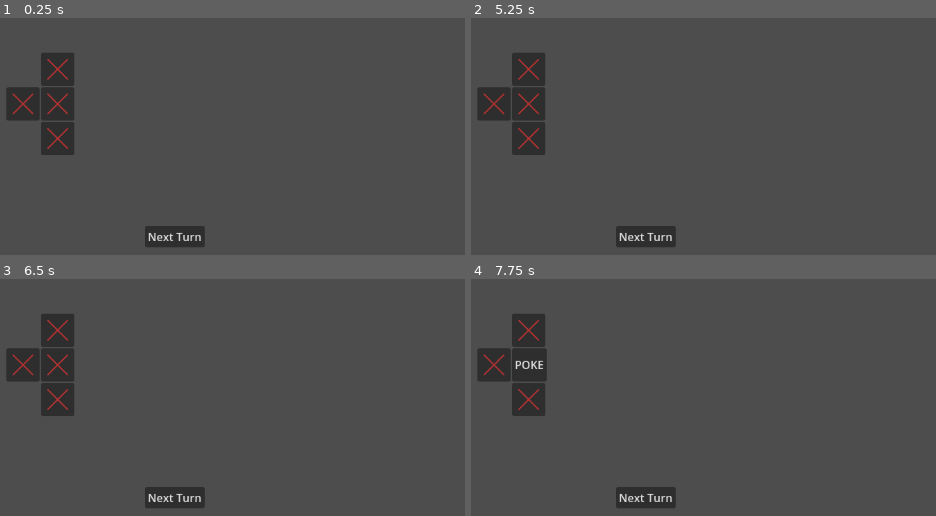
Above: before the commit, frames 1-4 (two rows, left to right).
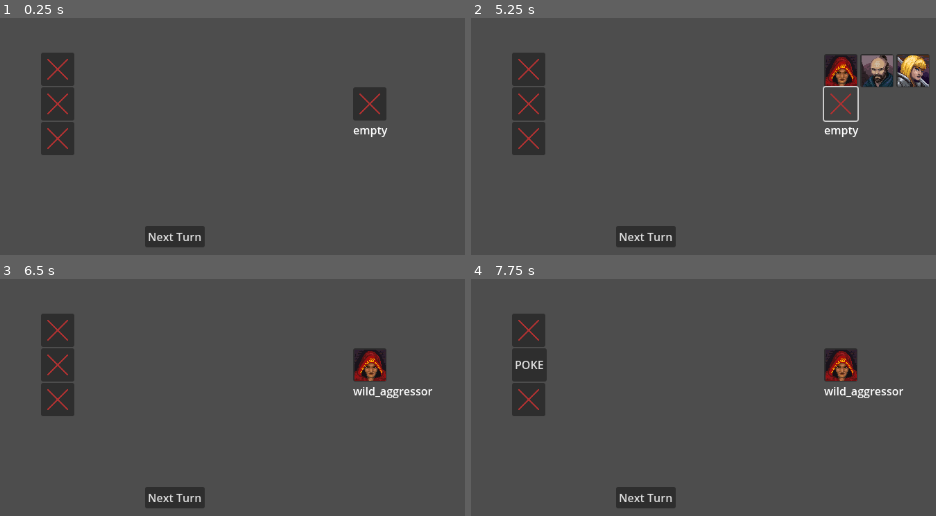
Above: after the commit, the same moments.

Repository: remyCases/Mercenary_Combat
Game: Godot game, scene res://scenes/main.tscn
The game is run twice, just before and just after one commit, with the same random seed, the same clock (stepped at 60 frames per second) and the same inputs.
Inputs (mouse positions are in pixels of both pictures, inside the frame that each line leads up to):
- Up to frame 1 (0.25 s): no input
- Up to frame 2 (5.25 s): click "Next Turn" at 0.5 s; click "Next Turn" at 1.25 s; click (526, 70) at 2.02 s; click "PROBE" at 2.75 s; click "PROBE" at 3.5 s; click (526, 36) at 4.25 s; click (843, 103) at 5.02 s
- Up to frame 3 (6.5 s): click (372, 331) at 5.77 s
- Up to frame 4 (7.75 s): click (526, 364) at 6.52 s; click "POKE" at 7.25 s

The runs differ from the first frame. In frame 1, 2.1% of the frame differs, in the area x 1-84%, y 29-51%; in frame 2, 4.0%, in the area x 1-99%, y 15-51%; in frame 3, 2.3%; in frame 4, 2.3%.
Error before the commit: Invalid access to property or key of type 'String' on a base object of type 'Dictionary[String, Action]'. (res://scripts/main.gd:41)
Error after the commit: Invalid access to property or key 'empty' on a base object of type 'Dictionary[String, Action]'. (res://scripts/main.gd:41)

Commit message:
[Minor] Adds opponent selection ui

Diff:
--- a/scenes/main.tscn
+++ b/scenes/main.tscn
@@ -22,9 +22,9 @@
 size_flags_vertical = 6
 script = ExtResource("2_sugp2")
 
-[node name="slotTroop1" parent="CanvasLayer/SlotTroopController" instance=ExtResource("1_o5qli")]
+[node name="slotTroop1" parent="CanvasLayer/SlotTroopController" node_paths=PackedStringArray("optional_label") instance=ExtResource("1_o5qli")]
 layout_mode = 0
-offset_left = 100.0
+offset_left = 600.0
 offset_top = 100.0
 offset_right = 100.0
 offset_bottom = 100.0
@@ -32,14 +32,33 @@
 size_flags_vertical = 8
 element_size = 48
 gap = 4
+optional_label = NodePath("Label")
 
-[node name="SlotActionController" type="Control" parent="CanvasLayer/SlotTroopController/slotTroop1"]
+[node name="Label" type="Label" parent="CanvasLayer/SlotTroopController/slotTroop1"]
+layout_mode = 0
+offset_top = 50.0
+offset_right = 103.0
+offset_bottom = 73.0
+text = "Lorem Ipsum"
+
+[node name="NextTurn" type="Button" parent="CanvasLayer"]
+offset_left = 300.0
+offset_top = 300.0
+offset_right = 386.0
+offset_bottom = 331.0
+text = "Next Turn"
+script = ExtResource("5_tbgi4")
+
+[node name="SlotActionController" type="Control" parent="CanvasLayer"]
+layout_mode = 3
 anchors_preset = 0
-offset_left = 50.0
-offset_right = 50.0
+offset_left = 150.0
+offset_top = 100.0
+offset_right = 150.0
+offset_bottom = 100.0
 script = ExtResource("4_jyhfs")
 
-[node name="slotAction1" parent="CanvasLayer/SlotTroopController/slotTroop1/SlotActionController" instance=ExtResource("1_o5qli")]
+[node name="slotAction1" parent="CanvasLayer/SlotActionController" instance=ExtResource("1_o5qli")]
 layout_mode = 0
 offset_left = 0.0
 offset_top = -50.0
@@ -48,7 +67,7 @@
 element_size = 48
 gap = 4
 
-[node name="slotAction2" parent="CanvasLayer/SlotTroopController/slotTroop1/SlotActionController" instance=ExtResource("1_o5qli")]
+[node name="slotAction2" parent="CanvasLayer/SlotActionController" instance=ExtResource("1_o5qli")]
 layout_mode = 0
 offset_left = 0.0
 offset_top = 0.0
@@ -58,7 +77,7 @@
 element_size = 48
 gap = 4
 
-[node name="slotAction3" parent="CanvasLayer/SlotTroopController/slotTroop1/SlotActionController" instance=ExtResource("1_o5qli")]
+[node name="slotAction3" parent="CanvasLayer/SlotActionController" instance=ExtResource("1_o5qli")]
 layout_mode = 0
 offset_left = 0.0
 offset_top = 50.0
@@ -67,11 +86,3 @@
 id = 2
 element_size = 48
 gap = 4
-
-[node name="NextTurn" type="Button" parent="CanvasLayer"]
-offset_left = 300.0
-offset_top = 300.0
-offset_right = 386.0
-offset_bottom = 331.0
-text = "Next Turn"
-script = ExtResource("5_tbgi4")
--- a/scripts/main.gd
+++ b/scripts/main.gd
@@ -1,6 +1,6 @@
 extends Node2D
 
-@onready var player_actions_node = $"CanvasLayer/SlotTroopController/slotTroop1/SlotActionController"
+@onready var player_actions_node = $"CanvasLayer/SlotActionController"
 var player = Combatant.new("player")
 var opponent = Combatant.new("opponent")
 
--- a/scripts/slot_component.gd
+++ b/scripts/slot_component.gd
@@ -3,6 +3,7 @@
 @export var id: int
 @export var element_size := 48
 @export var gap := 4
+@export var optional_label: Label = null
 
 var current_element: SelectableElement
 var dropdown_container: HBoxContainer
@@ -31,13 +32,6 @@
 	slot_texture = TextureRect.new()
 	slot_button.add_child(slot_texture)
 
-	if current_element.texture:
-		slot_texture.texture = current_element.texture
-	else:
-		slot_button.text = current_element.name
-
-	setCenter(slot_texture)
-
 	dropdown_container = HBoxContainer.new()
 	dropdown_container.add_theme_constant_override("separation", gap)
 	dropdown_container.anchor_top = 1.0
@@ -45,7 +39,7 @@
 	add_child(dropdown_container)
 	move_child(dropdown_container, 0)
 
-	_update_dropdown()
+	_set_element(current_element)
 
 func _on_slot_clicked(event: InputEvent):
 	if event is InputEventMouseButton and event.pressed:
@@ -90,6 +84,9 @@
 		slot_texture.texture = null
 		slot_button.text = current_element.name
 
+	if optional_label:
+		optional_label.text = current_element.name
+
 	dropdown_container.visible = false
 	_update_dropdown()
 
--- a/scripts/slot_controller.gd
+++ b/scripts/slot_controller.gd
@@ -6,12 +6,9 @@
 var empty_unit := SelectableElement.new("empty", load("res://images/redcross.png"))
 
 func _init() -> void:
-	troops.append(SelectableElement.new("A", load("res://images/MageLady.png")))
-	troops.append(SelectableElement.new("B", load("res://images/MageMan.png")))
-	troops.append(SelectableElement.new("C", load("res://images/PalLady.png")))
-	troops.append(SelectableElement.new("D", load("res://images/PalMan.png")))
-	troops.append(SelectableElement.new("E", load("res://images/RangerLady.png")))
-	troops.append(SelectableElement.new("F", load("res://images/RangerMan.png")))
+	troops.append(SelectableElement.new("wild_aggressor", load("res://images/MageLady.png")))
+	troops.append(SelectableElement.new("mind_player", load("res://images/MageMan.png")))
+	troops.append(SelectableElement.new("sharp_sentinel", load("res://images/PalLady.png")))
 
 	element_selected.connect(_on_element_selected)
 
